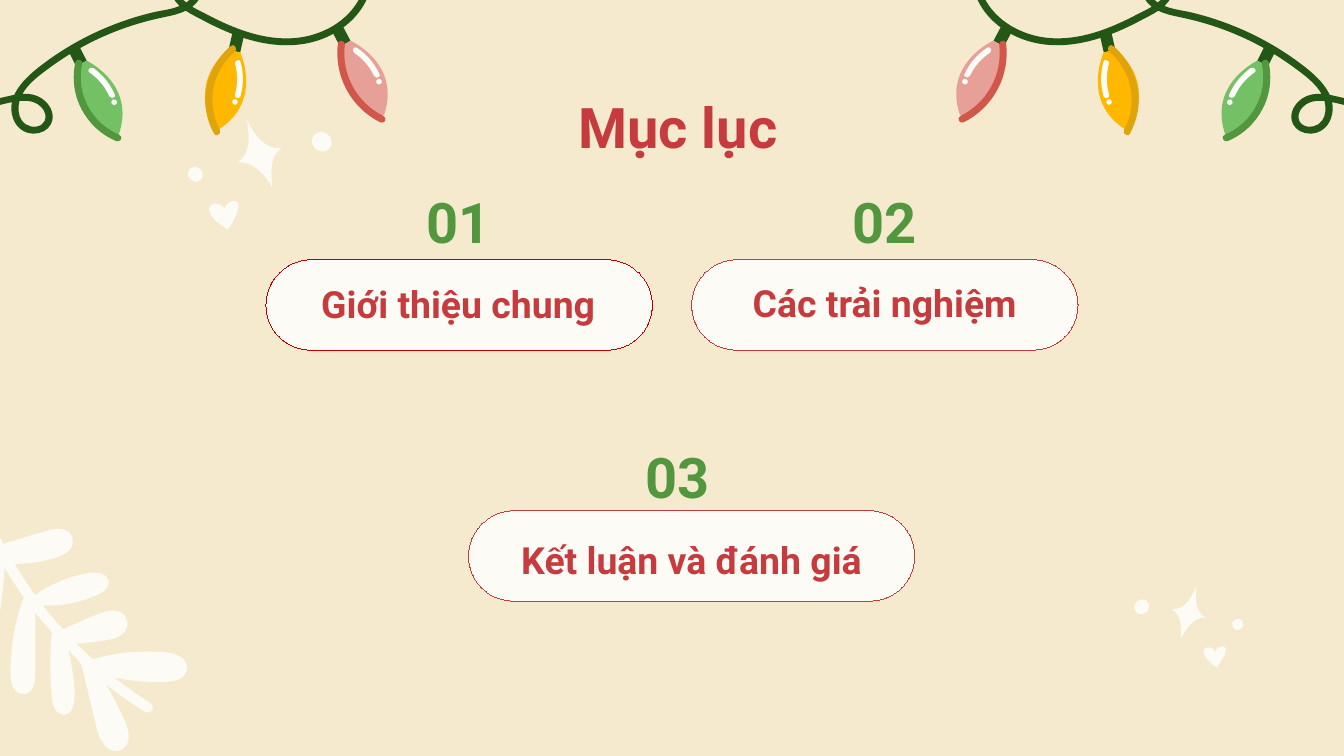
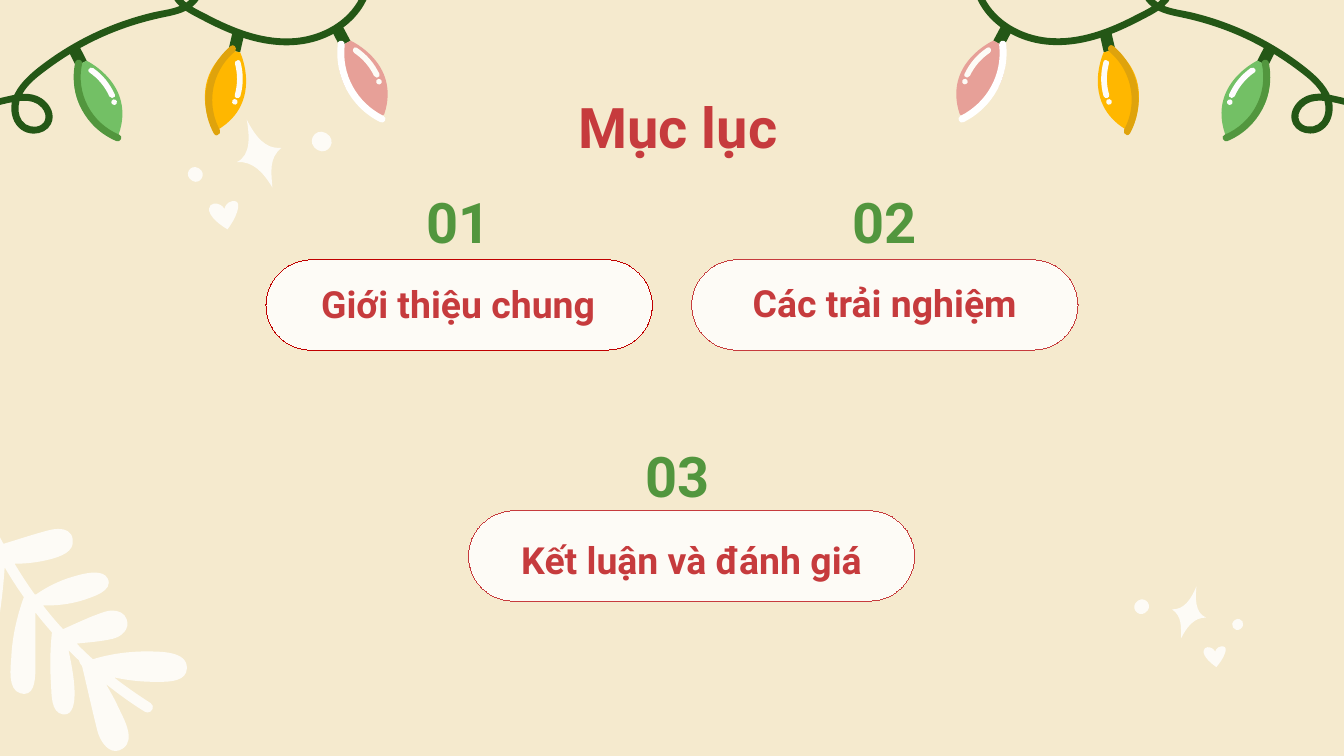
Before and after one commit to Tran-Ngoc-Bao/Analyze_Game_Data, a slide deck: slide 2 of report/slide.pptx. Drawn at 1344x756 pixels with LibreOffice and Linux fonts; fonts in the diff are those of the drawing. Boxes give left, top, right and bottom in pixels: in the first picture for what was removed or moved away, otherwise in the second. Text is boxed around its words. In the diff, an @@ line names an element or a change of style, - is before the commit and + after.

```diff
--- a/report/slide.pptx
+++ b/report/slide.pptx
@@ freeform shape at bbox=[0, 0, 371, 271]: rotation 296 to 116 degrees; outline redrawn @@
@@ freeform shape at bbox=[328, 22, 356, 50]: rotation 296 to 116 degrees @@
@@ outline redrawn in 4 elements at bbox=[989, 22, 1017, 50], bbox=[936, 35, 1025, 118], bbox=[957, 47, 998, 80], bbox=[972, 0, 1344, 271] @@
@@ freeform shape at bbox=[315, 39, 408, 124]: fill #D1574A to #FFFFFF; rotation 296 to 116 degrees; outline redrawn @@
@@ freeform shape at bbox=[319, 35, 408, 118]: rotation 296 to 116 degrees @@
@@ freeform shape at bbox=[345, 47, 386, 80]: rotation 296 to 116 degrees; outline redrawn @@
@@ freeform shape at bbox=[936, 39, 1029, 124]: fill #D1574A to #FFFFFF; outline redrawn @@
```
Also in this commit, not shown: 26 other slides changed, 2 other files.
